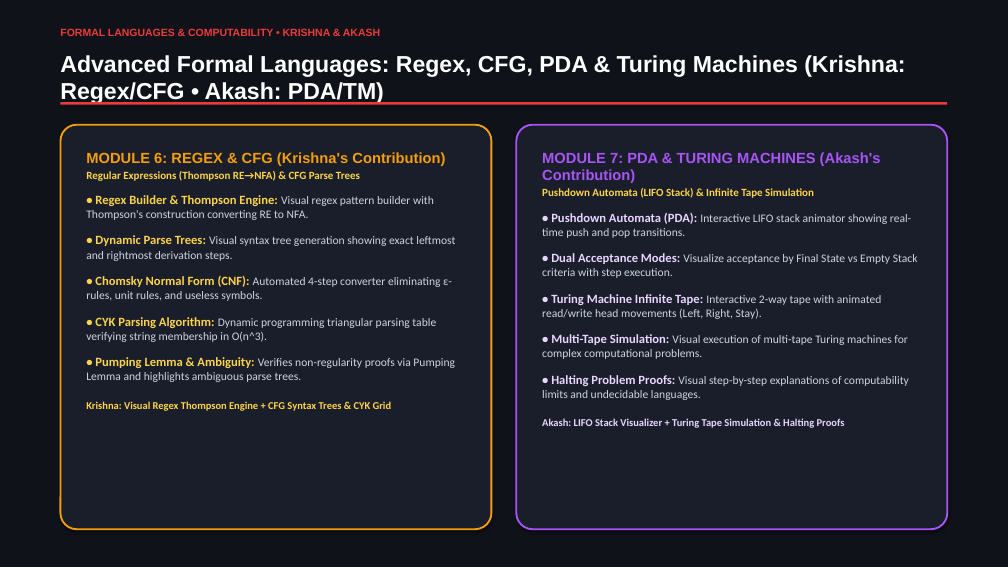
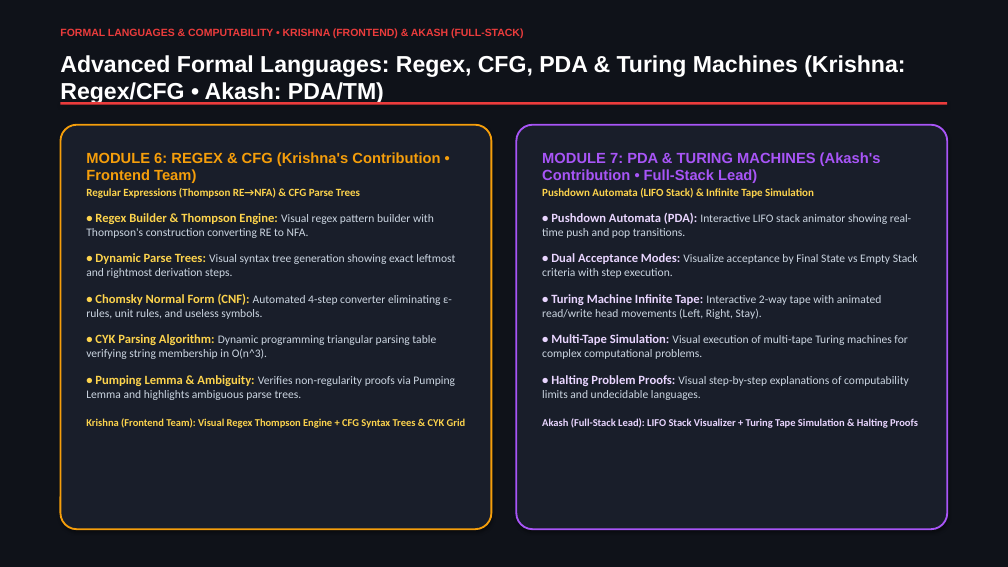
Before and after one commit to akash20065ray-sys/Logic_verse, a slide deck: slide 12 of LogicVerse_Presentation_With_Names.pptx. Drawn at 1008x567 pixels with LibreOffice and Linux fonts; fonts in the diff are those of the drawing. Boxes give left, top, right and bottom in pixels: in the first picture for what was removed or moved away, otherwise in the second. Text is boxed around its words. In the diff, an @@ line names an element or a change of style, - is before the commit and + after.

Commit message:
Align team member roles, modules, and full-stack ownership across slides and paper

```diff
--- a/LogicVerse_Presentation_With_Names.pptx
+++ b/LogicVerse_Presentation_With_Names.pptx
@@ text at [60, 28, 523, 38]: text changed @@
-FORMAL LANGUAGES & COMPUTABILITY • KRISHNA & AKASH
+FORMAL LANGUAGES & COMPUTABILITY • KRISHNA (FRONTEND) & AKASH (FULL-STACK)
@@ text in rounded rectangle at [86, 152, 440, 183]: text changed @@
-MODULE 6: REGEX & CFG (Krishna's Contribution)
+MODULE 6: REGEX & CFG (Krishna's Contribution • Frontend Team)
@@ text in rounded rectangle at [542, 152, 881, 183]: text changed @@
-MODULE 7: PDA & TURING MACHINES (Akash's Contribution)
+MODULE 7: PDA & TURING MACHINES (Akash's Contribution • Full-Stack Lead)
@@ text in rounded rectangle at [86, 418, 466, 428]: text changed @@
-Krishna: Visual Regex Thompson Engine + CFG Syntax Trees & CYK Grid
+Krishna (Frontend Team): Visual Regex Thompson Engine + CFG Syntax Trees & CYK Grid
@@ text in rounded rectangle at [542, 418, 918, 428]: text changed @@
-Akash: LIFO Stack Visualizer + Turing Tape Simulation & Halting Proofs
+Akash (Full-Stack Lead): LIFO Stack Visualizer + Turing Tape Simulation & Halting Proofs
```
Also in this commit, not shown: 8 other slides changed, 4 other files.
